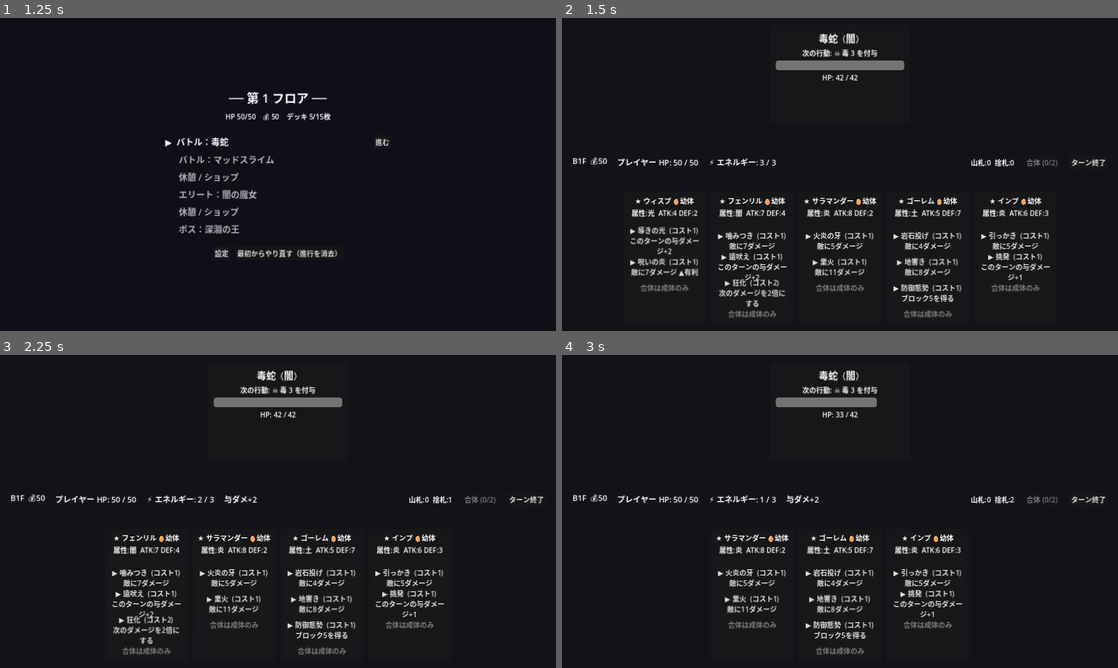
Above: before the commit, frames 1-4 (two rows, left to right).
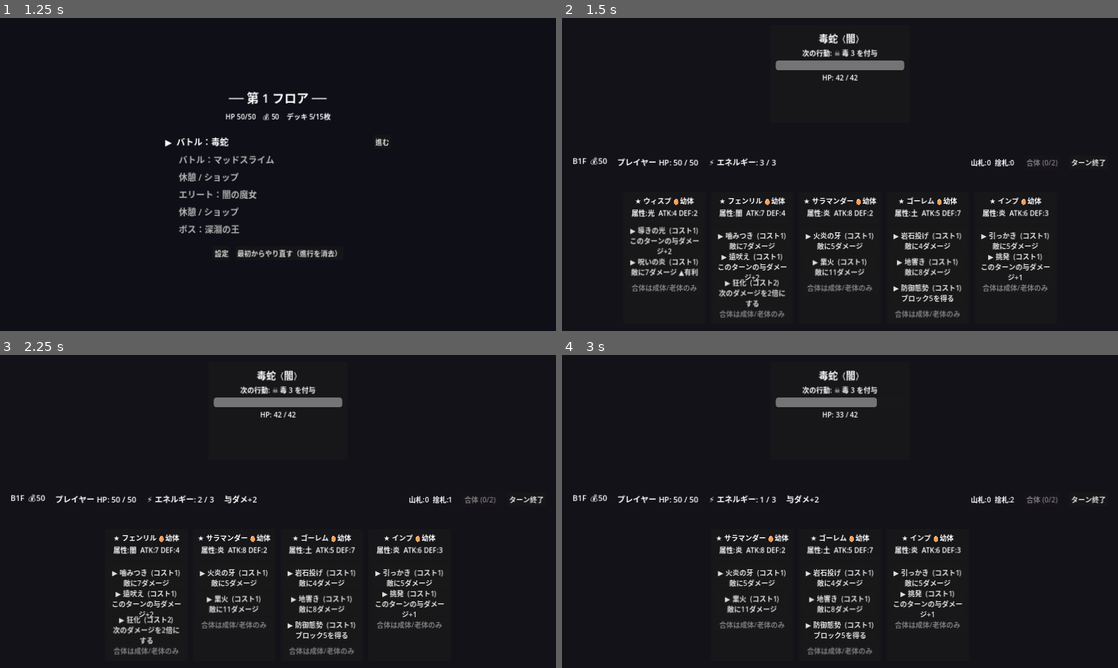
Above: after the commit, the same moments.

Repository: bakery48/mortal-pact
Game: Godot game, scene res://scenes/ui/title.tscn
Two runs of this game, one before a commit and one after it. Both use one fixed random seed, a clock stepped at 60 frames per second and the inputs below.
Inputs:
- Up to frame 1 (1.25 s): click "はじめから" at 0.5 s
- Up to frame 2 (1.5 s): click "進む" at 1.25 s
- Up to frame 3 (2.25 s): click "▶ 導きの光 (コスト1) このターンの与ダメージ+2" at 2 s
- Up to frame 4 (3 s): click "▶ 噛みつき (コスト1) 敵に7ダメージ" at 2.75 s

Frame 1 is identical in both runs. In frame 2, 0.8% of the frame differs, in the area x 12-88%, y 85-96%; in frame 3, 0.6%; in frame 4, 0.5%.

Commit message:
老体も合体の親に選べるように変更
- MonsterData.can_fuse() を追加（成体・老体を許可）、is_adult を置換
- カードの合体候補ボタン判定を can_fuse に変更
- 消滅前に子孫へ命をつなぐ立ち回りが可能に
- README・設計書HTMLを更新

https://claude.ai/code/session_01SGpNd8xjjtE9S1hYpNHnwi

Diff:
--- a/scenes/battle/card.gd
+++ b/scenes/battle/card.gd
@@ -68,10 +68,10 @@
 	# 合体候補の選択ボタン（成体のみ有効）
 	_select_button = Button.new()
 	_select_button.toggle_mode = true
-	if data.is_adult():
+	if data.can_fuse():
 		_select_button.text = "合体候補にする"
 	else:
-		_select_button.text = "合体は成体のみ"
+		_select_button.text = "合体は成体/老体のみ"
 		_select_button.disabled = true
 	_select_button.pressed.connect(func() -> void: fusion_toggled.emit(self))
 	vbox.add_child(_select_button)
--- a/scripts/monster_data.gd
+++ b/scripts/monster_data.gd
@@ -110,8 +110,9 @@
 func is_dead() -> bool:
 	return stage == Stage.DEAD
 
-func is_adult() -> bool:
-	return stage == Stage.ADULT
+## 合体の親に選べる段階（成体・老体）。
+func can_fuse() -> bool:
+	return stage == Stage.ADULT or stage == Stage.ELDER
 
 func stage_label() -> String:
 	return String(STAGE_LABEL[stage])
Not shown, changed: README.md
Not shown, changed: game_design.html
